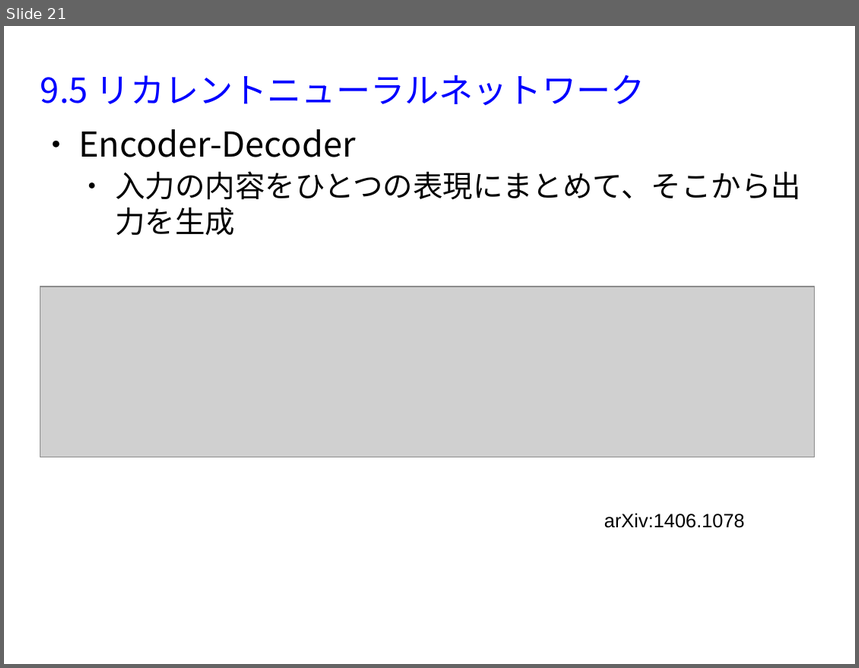
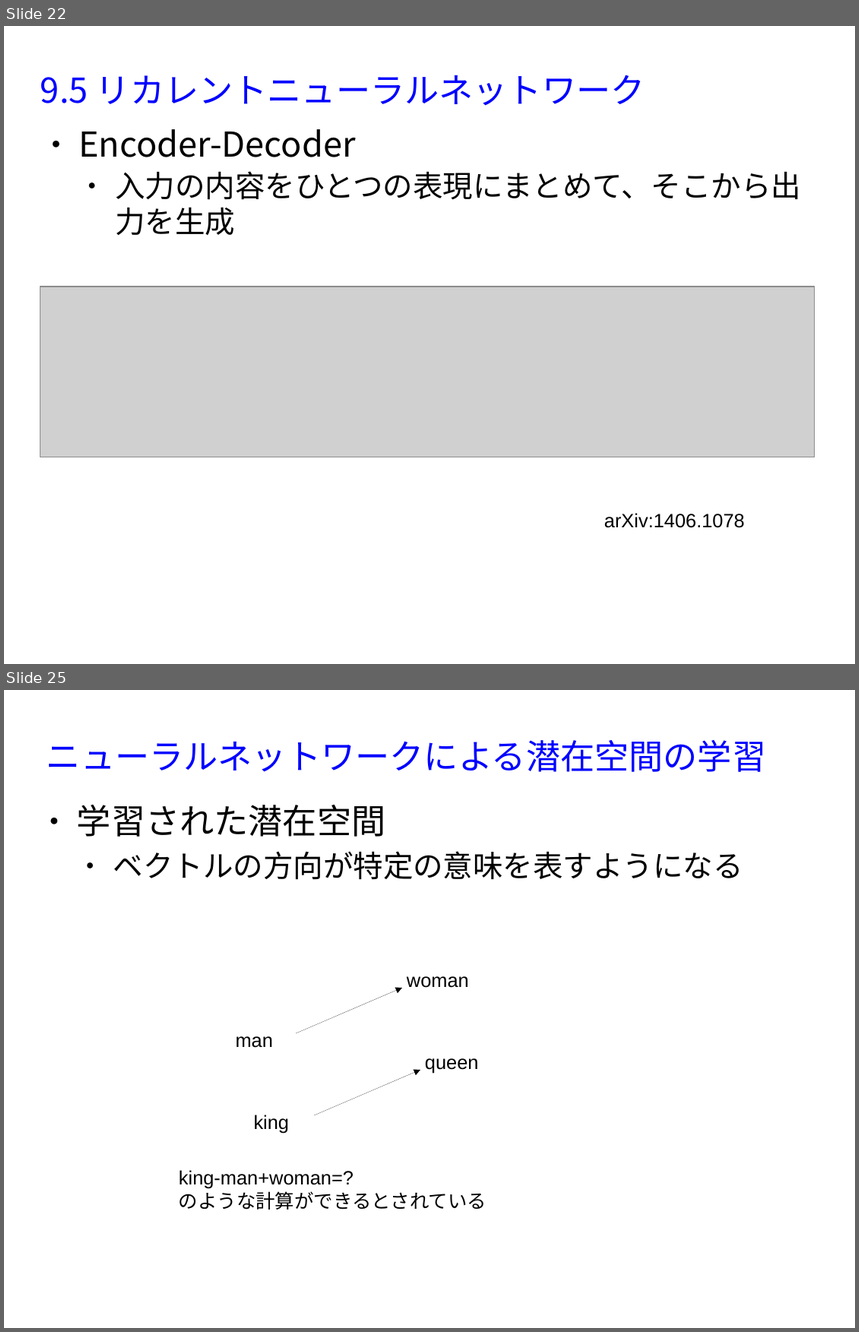
Before and after one commit to MasahiroAraki/MachineLearning, a slide deck: slides/chap09.odp. Shown one above the other, each under a label of ours: slide 21 before the commit, slides 22 and 25 after it; the slides between them are not shown. The pictures are 859x668 and 859x1332 pixels, drawn with LibreOffice and Linux fonts; fonts in the diff are those of the drawing; grey boxes stand for pictures. Boxes give left, top, right and bottom in pixels: in the first picture for what was removed or moved away, otherwise in the second. Text is boxed around its words. In the diff, an @@ line names an element or a change of style, - is before the commit and + after.

```diff
--- a/slides/chap09.odp
+++ b/slides/chap09.odp
@@ slide 25 added at box(4, 690, 855, 1328), background #FFFFFF @@
@@ title added at box(47, 740, 766, 772), 32 pt, text #0000FF @@
+ニューラルネットワークによる潜在空間の学習
@@ text added at box(77, 805, 743, 880), 28 pt, text #000000 @@
+● 学習された潜在空間
+  ● ベクトルの方向が特定の意味を表すようになる
@@ text added at box(407, 977, 469, 988), 18 pt, text #000000 @@
+woman
@@ arrow added from (296, 1034) to (402, 988), #000000 0 pt @@
@@ text added at box(236, 1037, 273, 1048), 18 pt, text #000000 @@
+man
@@ arrow added from (315, 1116) to (420, 1070), #000000 0 pt @@
@@ text added at box(425, 1059, 479, 1074), 18 pt, text #000000 @@
+queen
@@ text added at box(254, 1115, 290, 1133), 18 pt, text #000000 @@
+king
@@ text added at box(179, 1170, 487, 1210), 18 pt, text #000000 @@
+king-man+woman=?
+のような計算ができるとされている
@@ what was slide 21 is now slide 22 @@
```
Also in this commit, not shown: 2 slides changed, 6 other slides added, 4 other files.
